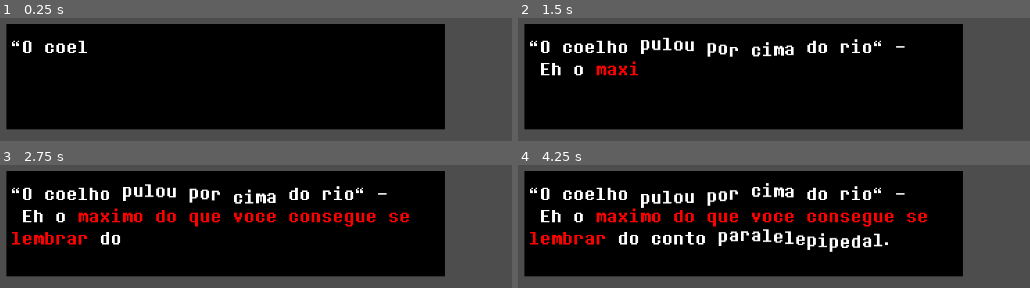
Above: before the commit, frames 1-4 (two rows, left to right).
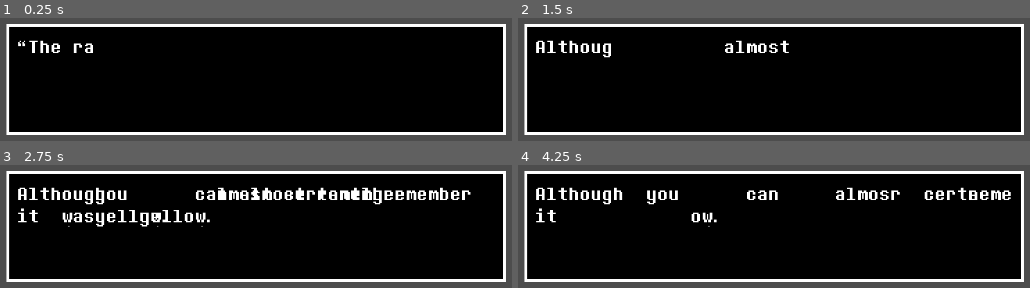
Above: after the commit, the same moments.

Repository: RukaRey/Godot-dialogue-system-no-labels
Game: Godot game, scene res://font_testing.tscn
Same seed, same stepped clock (60 frames per second), same inputs: the game is played once before the commit and once after it.
Inputs:
- Up to frame 1 (0.25 s): no input
- Up to frame 2 (1.5 s): tap Enter (ui_accept) at 0.5, 0.6, 0.77, 1.07, 1.35 s
- Up to frame 3 (2.75 s): tap Enter (ui_accept) at 1.52, 1.82, 2.1 s
- Up to frame 4 (4.25 s): tap Enter (ui_accept) at 2.85, 3.02, 3.32, 3.6, 3.77, 4.07 s

The runs differ from the first frame. In frame 1, 19% of the frame differs, in the area x 1-99%, y 4-96%; in frame 2, 22%; in frame 3, 28%; in frame 4, 28%.

Commit message:
Added char pictures

Diff:
--- a/font_testing.gd
+++ b/font_testing.gd
@@ -9,35 +9,36 @@
 var letter_object := preload("res://letter_object.tscn")
 
 @export var text_anchor: Marker2D
-@onready var char_box: Control = $CharBox
+@onready var char_box: Control = $TextBox/HBoxContainer/CharBox
 
 
 var char_size := Vector2i(16, 32)
-var typewriter_speed: float = 0.4
+var typewriter_speed: float = 0.025
 var char_horizontal_offset: int = int(char_size.x)
 var max_indices := font_image.get_size() / Vector2(char_size)
 
 var everychar: String = "
-	 ABCDEFGHIJKLMNOPQRSTUVWXYZ
-	abcdefghijklmnopqrstuvwxyz
-	0123456789
-	.,\"\"\'\'\"\'
-	?!@_*#$%&()+-/:;<=>[\\]^❤{|}~¡¢
+ ABCDEFGHIJKLMNOPQRSTUVWXYZ
+abcdefghijklmnopqrstuvwxyz
+0123456789
+.,“”\'\'\"\'
+?!@_*#$%&()+-/:;<=>[\\]^❤{|}~¡¢
 "
 
 
 @onready var char_map := everychar.strip_escapes().split("")
 
 func _ready() -> void:
-	var text_test := "\"O coelho [jump]pulou por cima[_jump] do rio\" -
-Eh o [c.red]maximo do que voce consegue se lembrar[_c.red] do conto [w.weak]paralelepipedal.[_w.weak]"
+	var text_test := "“The rabbit [jump]jumped over[_jump] the river” -
+That's the [c.red]most you can remember[_c.red] of the [w.weak]parallelepipedal[_w.weak] story."
 
 	draw_sentence_by_word(text_test)
 
 
-#func _process(delta: float) -> void:
-	#if Input.is_action_just_pressed( "ui_accept"):
-		#draw_sentence_by_word("[c.red]Bazinga.[_c.red]")
+func _process(delta: float) -> void:
+	if Input.is_action_just_pressed( "ui_accept"):
+		typewriter_speed = 0.0
+		draw_sentence_by_word("Although you can almost certantly remember it was [c.red]yellow.[_c.red]")
 
 func get_char_idx(char_str: String) -> Vector2i:
 	var char_idx := char_map.find(char_str)
@@ -94,7 +95,7 @@
 	var char_count := 0
 	for character in text_split:
 		var char_idx := get_char_idx(character)
-		var char_pos: Vector2i = char_size * Vector2i(x_offset, y_offset)
+		var char_pos: Vector2i = Vector2i(text_anchor.position) + char_size * Vector2i(x_offset, y_offset)
 
 		if(
 			split_paragraph(char_count, max_chars) != 0
@@ -104,7 +105,7 @@
 		spawn_letter(char_idx, char_bbcode, char_pos)
 		x_offset += 1
 
-		await get_tree().create_timer(0.01/typewriter_speed).timeout
+		await get_tree().create_timer(typewriter_speed).timeout
 		char_count += 1
 
 	word_drawn.emit(char_count)
@@ -113,6 +114,8 @@
 
 
 func draw_sentence_by_word(sentence := "Hi this is sentence!"):
+	await get_tree().process_frame
+
 	for ch in char_box.get_children():
 		if ch is LetterObject: ch.queue_free()
 
@@ -126,7 +129,7 @@
 
 	var max_chars: Vector2i =  Vector2i(char_box.size) / char_size
 
-	print(bb_codes_coords)
+	#print(bb_codes_coords)
 
 	var final_word: PackedStringArray
 	var final_world_location: int
@@ -187,7 +190,7 @@
 		if char_count > current_bb_cords.y:
 			current_bbcode = "[None]"
 
-		if sum_sizes > char_box.size.x - 32:
+		if sum_sizes > char_box.size.x - 16:
 			#print("Passou do limite!\n")
 			sum_sizes = word_sizes[i]
 			word_char_idx.x = 0
@@ -195,6 +198,7 @@
 
 		draw_sentence_by_char(current_bbcode, text_split[i], word_char_idx)
 
+		printt("this signal happened")
 		var current_char = await word_drawn
 
 		word_char_idx.x += current_char
--- a/font_testing.tscn
+++ b/font_testing.tscn
@@ -1,32 +1,47 @@
-[gd_scene load_steps=2 format=3 uid="uid://ds2n1wi0o3n3f"]
+[gd_scene load_steps=4 format=3 uid="uid://ds2n1wi0o3n3f"]
 
 [ext_resource type="Script" uid="uid://c0k43y3adjfuf" path="res://font_testing.gd" id="1_43tdi"]
+[ext_resource type="Texture2D" uid="uid://blalr6qls7acv" path="res://misc_assets/text_box.png" id="2_rxapr"]
+[ext_resource type="Texture2D" uid="uid://dxuhwi5xmmtxn" path="res://misc_assets/face-merry14.png" id="3_o8lq2"]
 
 [node name="FontTesting" type="Node2D" node_paths=PackedStringArray("text_anchor")]
 script = ExtResource("1_43tdi")
-text_anchor = NodePath("CharBox/TextAnchor")
+text_anchor = NodePath("TextBox/HBoxContainer/CharBox/TextAnchor")
 
-[node name="CharBox" type="Control" parent="."]
-layout_mode = 3
-anchors_preset = 0
+[node name="TextBox" type="NinePatchRect" parent="."]
 offset_left = 240.0
 offset_top = 104.0
-offset_right = 872.0
-offset_bottom = 256.0
+offset_right = 960.0
+offset_bottom = 264.0
+texture = ExtResource("2_rxapr")
+region_rect = Rect2(0, 0, 60, 60)
+patch_margin_left = 5
+patch_margin_top = 5
+patch_margin_right = 5
+patch_margin_bottom = 5
 
-[node name="ColorRect" type="ColorRect" parent="CharBox"]
+[node name="HBoxContainer" type="HBoxContainer" parent="TextBox"]
 layout_mode = 1
 anchors_preset = 15
 anchor_right = 1.0
 anchor_bottom = 1.0
 grow_horizontal = 2
 grow_vertical = 2
-color = Color(0, 0, 0, 1)
-metadata/_edit_lock_ = true
 
-[node name="TextAnchor" type="Marker2D" parent="CharBox"]
+[node name="CharPict" type="TextureRect" parent="TextBox/HBoxContainer"]
+visible = false
+layout_mode = 2
+texture = ExtResource("3_o8lq2")
+expand_mode = 3
 
-[node name="ColorRect" type="ColorRect" parent="CharBox/TextAnchor"]
+[node name="CharBox" type="Control" parent="TextBox/HBoxContainer"]
+layout_mode = 2
+size_flags_horizontal = 3
+
+[node name="TextAnchor" type="Marker2D" parent="TextBox/HBoxContainer/CharBox"]
+position = Vector2(9, 0)
+
+[node name="ColorRect" type="ColorRect" parent="TextBox/HBoxContainer/CharBox/TextAnchor"]
 visible = false
 offset_left = -4.0
 offset_top = -4.0
--- a/project.godot
+++ b/project.godot
@@ -21,5 +21,6 @@
 
 [rendering]
 
+textures/canvas_textures/default_texture_filter=0
 renderer/rendering_method="gl_compatibility"
 renderer/rendering_method.mobile="gl_compatibility"
Binary file added: misc_assets/face-merry14.png
Not shown, added: misc_assets/face-merry14.png.import
Binary file added: misc_assets/text_box.png
Not shown, added: misc_assets/text_box.png.import
